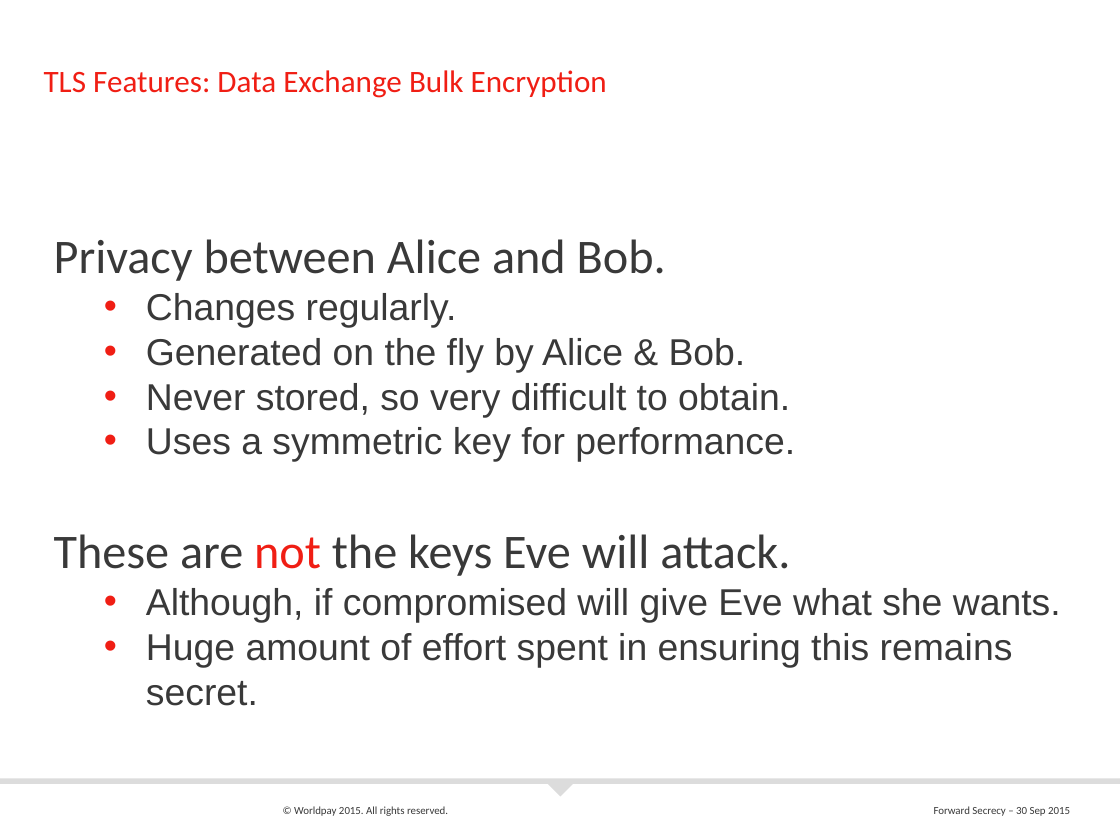
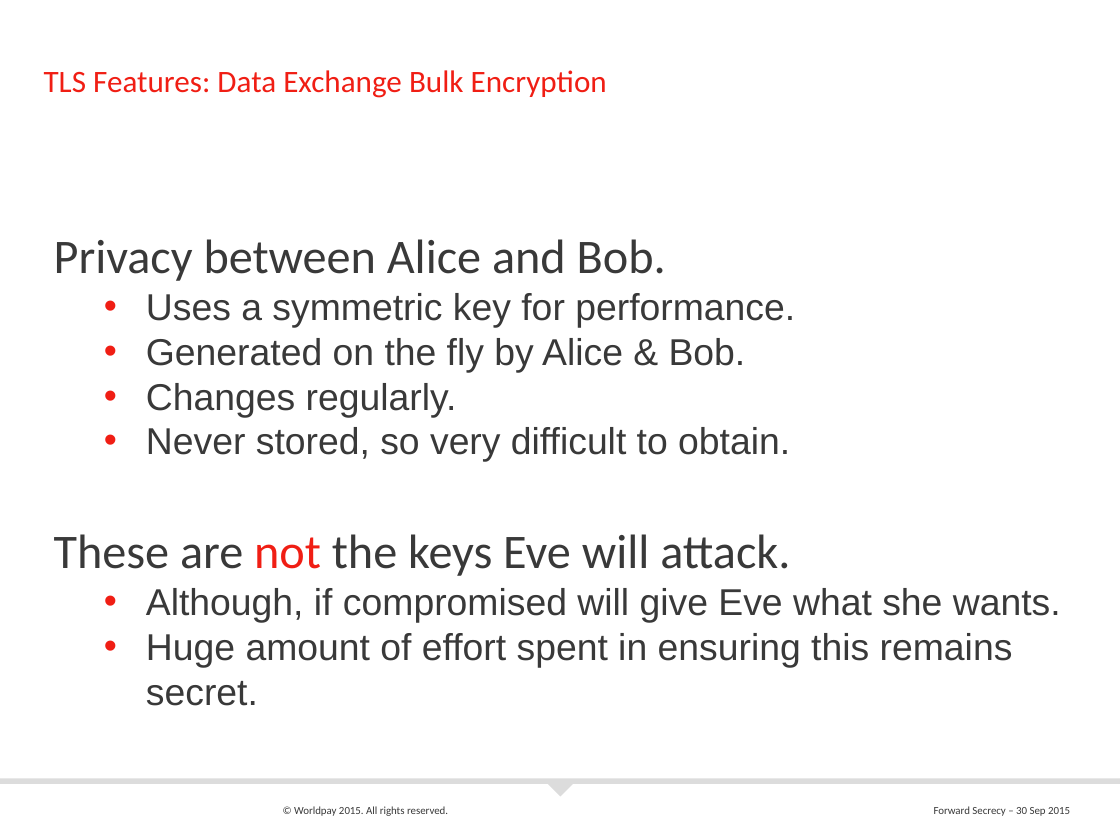
Before and after one commit to andybrodie/fsdemoapp, a slide deck: slide 21 of docs/Forward Secrecy in Java.pptx (slide 22 before the commit). Drawn at 1120x840 pixels with LibreOffice and Linux fonts; fonts in the diff are those of the drawing; background and template pictures are left out. Boxes give left, top, right and bottom in pixels: in the first picture for what was removed or moved away, otherwise in the second. Text is boxed around its words. In the diff, an @@ line names an element or a change of style, - is before the commit and + after.

```diff
--- a/docs/Forward Secrecy in Java.pptx
+++ b/docs/Forward Secrecy in Java.pptx
@@ text at box(146, 293, 795, 372): paragraphs added @@
+  • Uses a symmetric key for performance.
+  • Generated on the fly by Alice & Bob.
@@ text at box(146, 427, 795, 462): paragraph removed @@
-  • Uses a symmetric key for performance.
```
Also in this commit, not shown: 7 other slides changed, 2 slides added, 4 slides removed.
